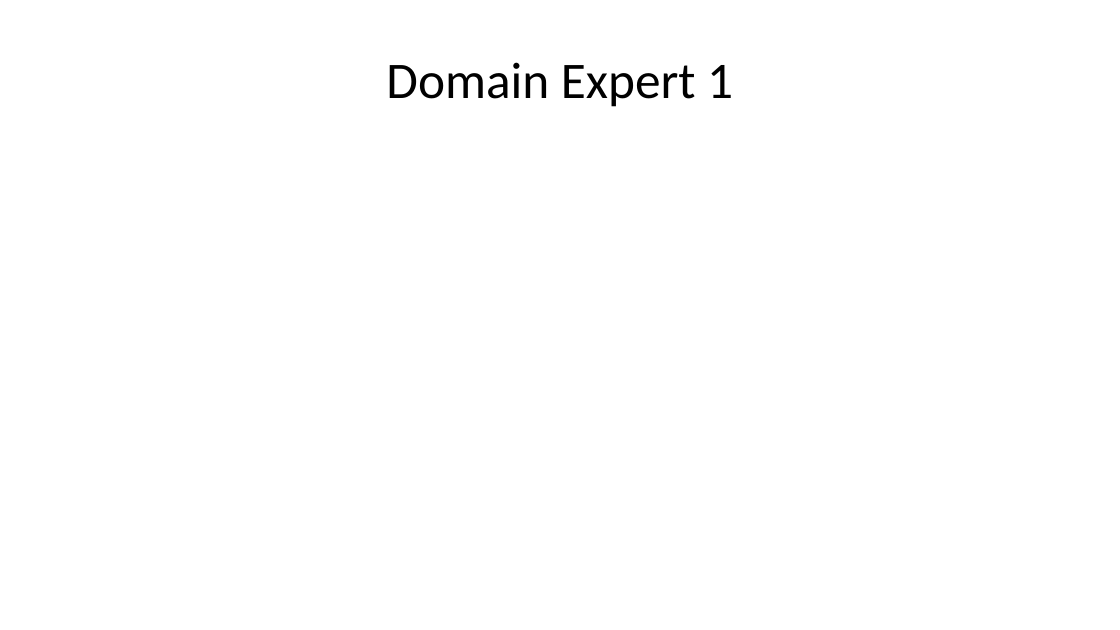
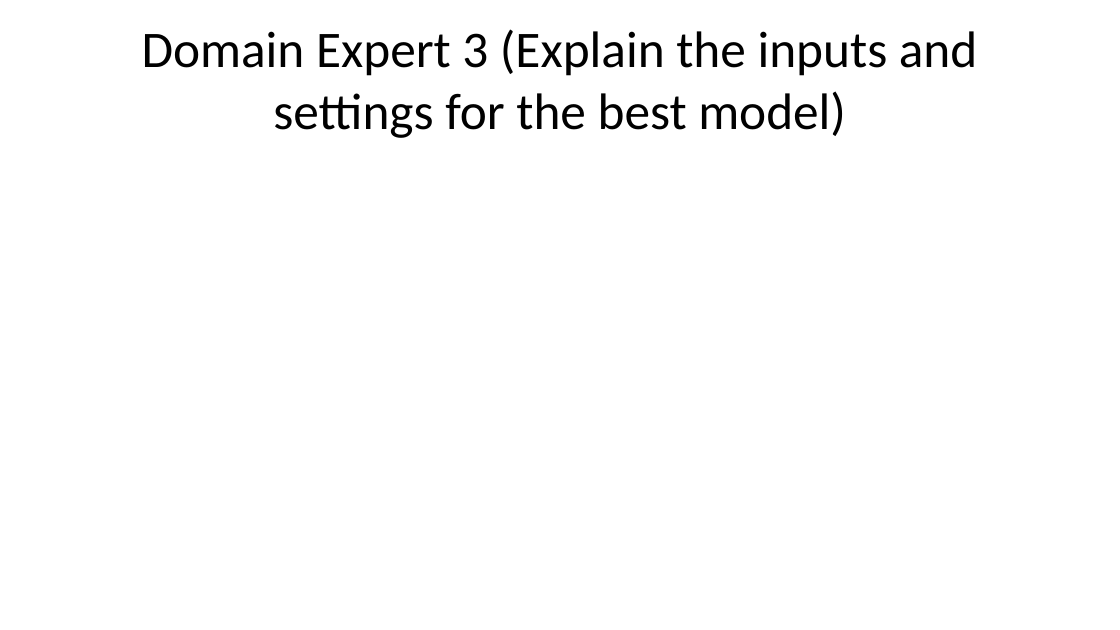
Before and after one commit to deancallahan25/Redwood-Analytics-Portfolio, a slide deck: slide 8 of Project-3/presentation.pptx (slide 3 before the commit). Drawn at 1120x630 pixels with LibreOffice and Linux fonts; fonts in the diff are those of the drawing. Boxes give left, top, right and bottom in pixels: in the first picture for what was removed or moved away, otherwise in the second. Text is boxed around its words. In the diff, an @@ line names an element or a change of style, - is before the commit and + after.

Commit message:
adding domain expert slides

```diff
--- a/Project-3/presentation.pptx
+++ b/Project-3/presentation.pptx
@@ title at (142,29,977,138): text changed @@
-Domain Expert 1
+Domain Expert 3 (Explain the inputs and settings for the best model)
```
Also in this commit, not shown: 2 other slides changed, 4 slides added, 1 other file.
